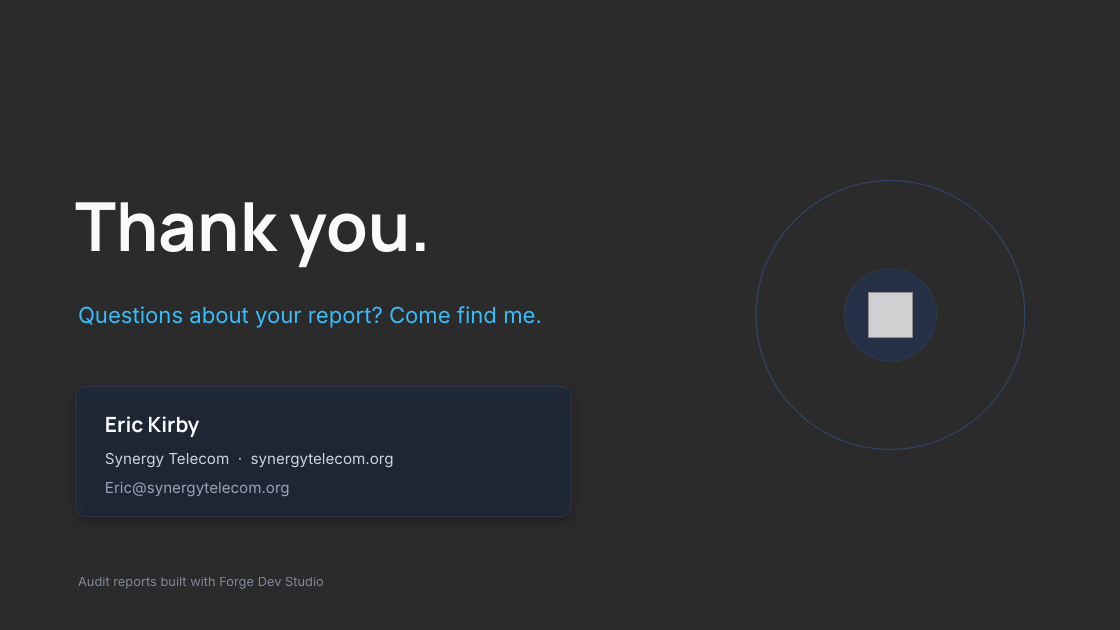
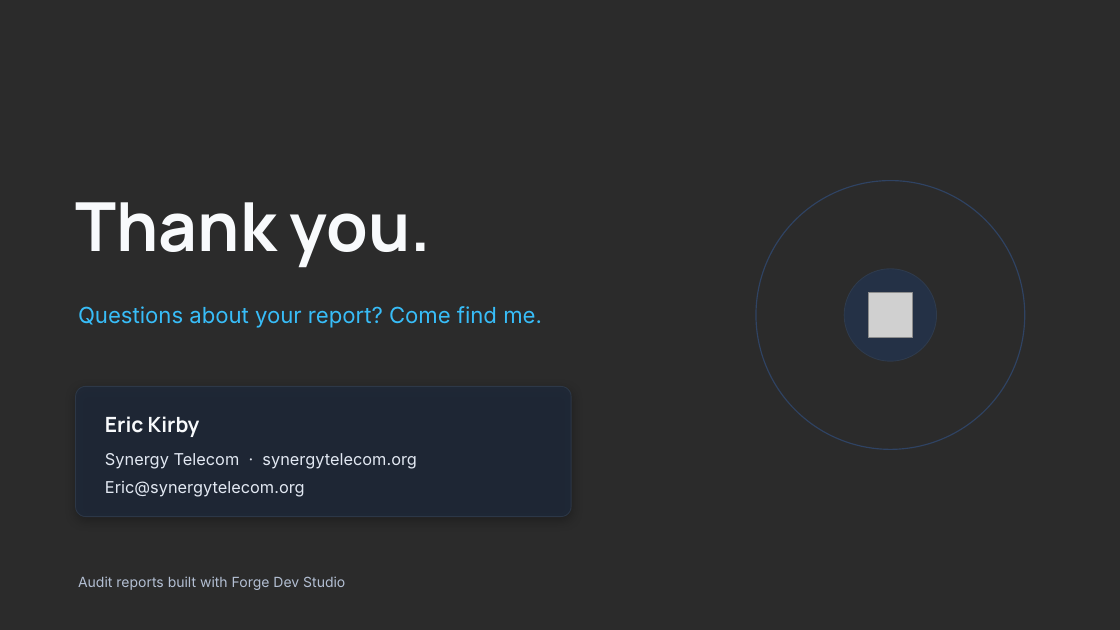
Before and after one commit to forge-dev-studio/client-reports, a slide deck: slide 13 of bni-2026/deck-8373f356/demystifying-seo.pptx. Drawn at 1120x630 pixels with LibreOffice and Linux fonts; fonts in the diff are those of the drawing; grey boxes stand for pictures; background and template pictures are left out; a plain dark background stands for a picture behind light text. Boxes give left, top, right and bottom in pixels: in the first picture for what was removed or moved away, otherwise in the second. Text is boxed around its words. In the diff, an @@ line names an element or a change of style, - is before the commit and + after.

```diff
--- a/bni-2026/deck-8373f356/demystifying-seo.pptx
+++ b/bni-2026/deck-8373f356/demystifying-seo.pptx
@@ text "Synergy Telecom · synergytelecom.org" at (105, 453, 416, 469): size 13 to 14 pt, text colour #CBD5E1 to #E2E8F2 @@
@@ text "Eric@synergytelecom.org" at (105, 481, 305, 497): size 13 to 14 pt, text colour #94A3B8 to #E2E8F2 @@
@@ text "Audit reports built with Forge ..." at (78, 576, 345, 590): size 11 to 12 pt, text colour #94A3B8 at 80% opacity to #B3BFD3 @@
```
Also in this commit, not shown: 12 other slides changed, 1 other file.
